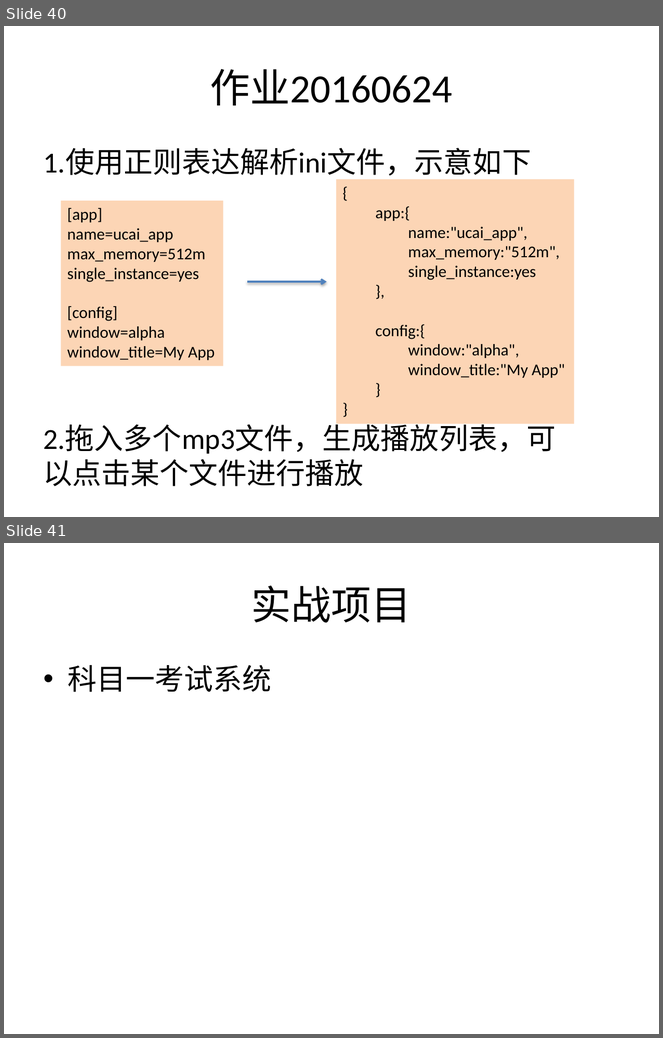
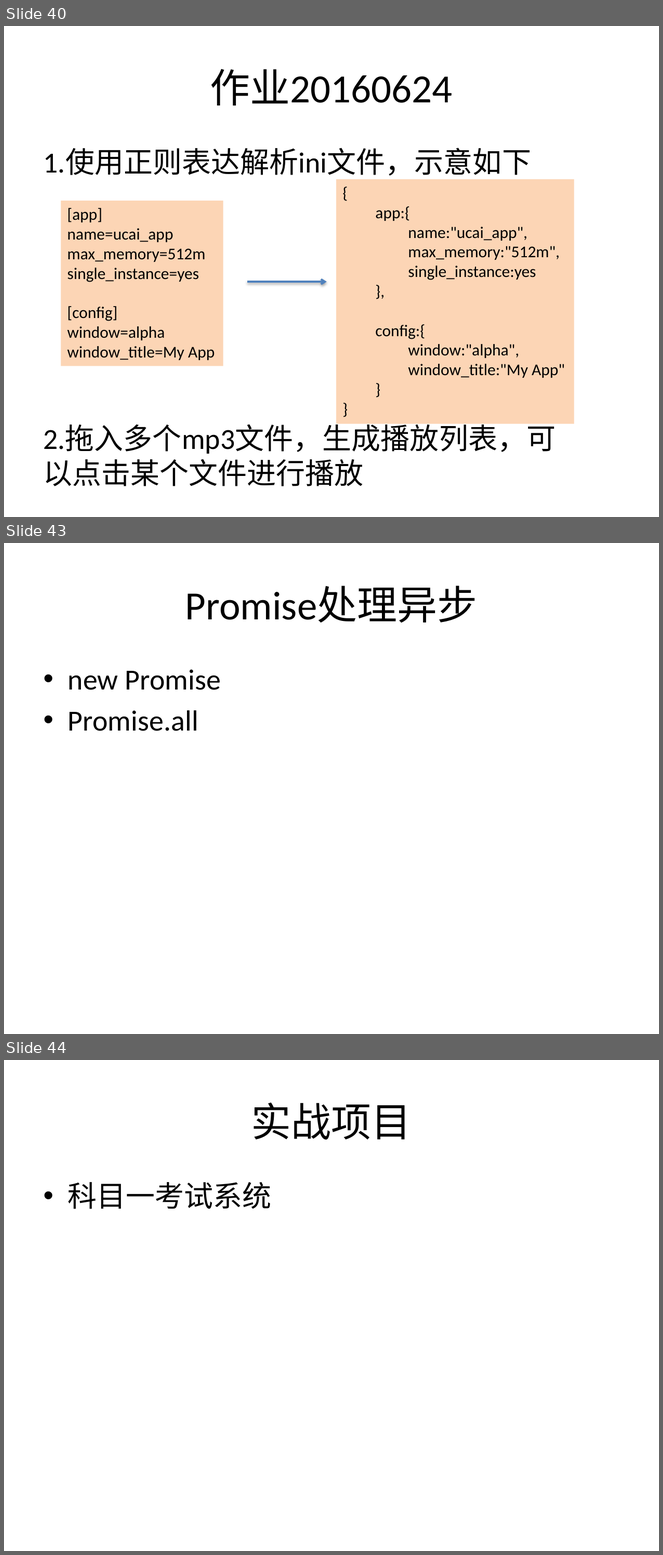
Before and after one commit to plter/HTML5Course20160612, a slide deck: Web前端教学记录.pptx. Shown one above the other, each under a label of ours: slides 40 and 41 before the commit, slides 40, 43 and 44 after it; the slides between them are not shown. The pictures are 663x1038 and 663x1555 pixels, drawn with LibreOffice and Linux fonts; fonts in the diff are those of the drawing. Boxes give left, top, right and bottom in pixels: in the first picture for what was removed or moved away, otherwise in the second. Text is boxed around its words. In the diff, an @@ line names an element or a change of style, - is before the commit and + after.

```diff
--- a/Web前端教学记录.pptx
+++ b/Web前端教学记录.pptx
@@ slide 43 added at (x1=4, y1=543, x2=659, y2=1034), background #FFFFFF @@
@@ title added at (x1=185, y1=586, x2=478, y2=623), 44 pt, text #000000 @@
+Promise处理异步
@@ text added at (x1=68, y1=669, x2=221, y2=731), 32 pt, text #000000 @@
+• new Promise
+• Promise.all
@@ what was slide 41 is now slide 44 @@
```
Also in this commit, not shown: 2 other slides added, 11 other files.
